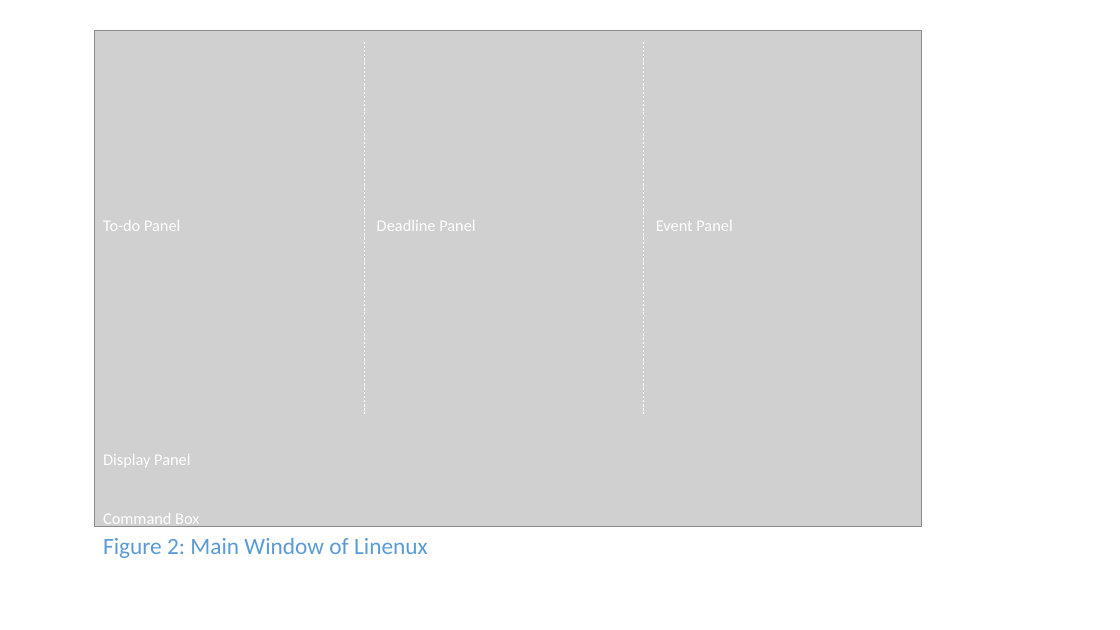
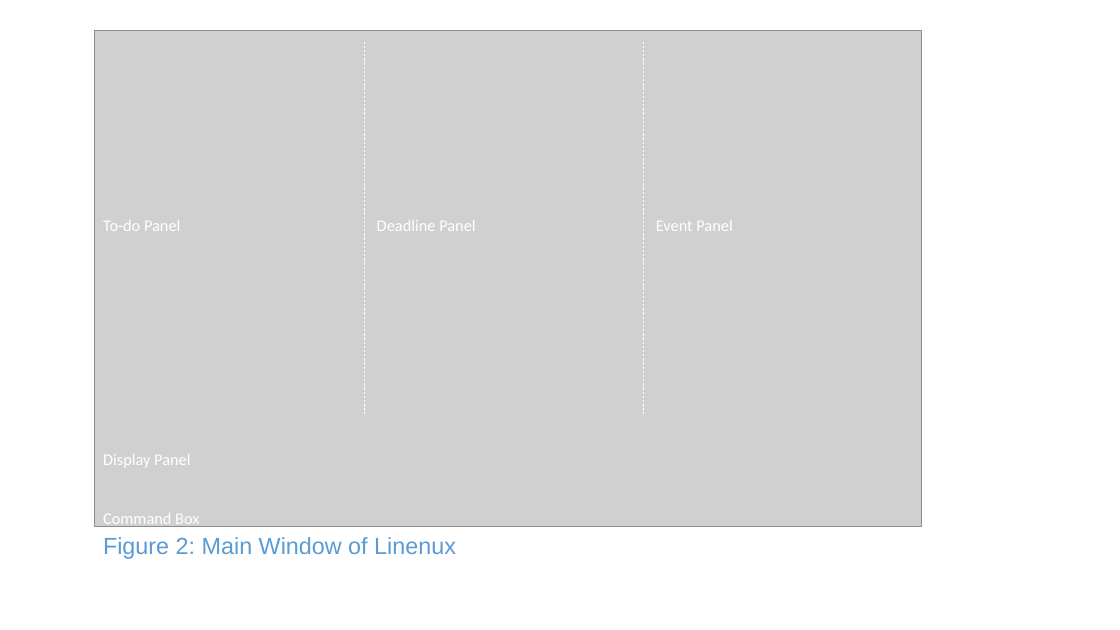
Before and after one commit to CS2103AUG2016-W11-C1/main, a slide deck: slide 2 of doc/UserGuide.pptx. Drawn at 1120x630 pixels with LibreOffice and Linux fonts; fonts in the diff are those of the drawing; grey boxes stand for pictures. Boxes give left, top, right and bottom in pixels: in the first picture for what was removed or moved away, otherwise in the second. Text is boxed around its words. In the diff, an @@ line names an element or a change of style, - is before the commit and + after.

```diff
--- a/doc/UserGuide.pptx
+++ b/doc/UserGuide.pptx
@@ text "Figure 2: Main Window of ..." at box(103, 537, 456, 559): font Calibri to Arial @@
```
Also in this commit, not shown: 1 other slide changed, 3 other files.
